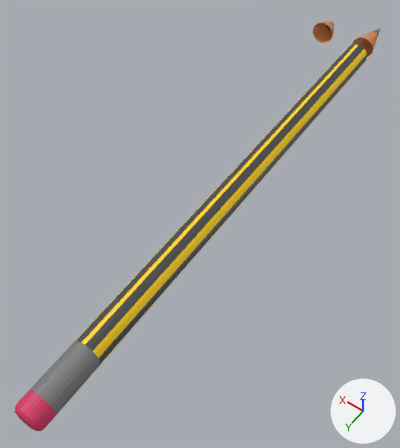
One commit to the FBX model Pass Or Fail/Assets/GameData/My3dAssets/Props/Pencils/Pencils.fbx: the scene before it, then after it.
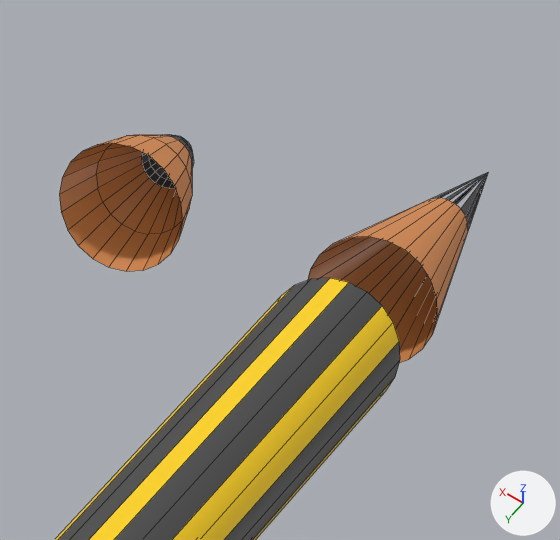
Each version is shown whole from a 50 mm camera at (5.3, 26.7, 31.6) aimed at (21.1, 4.5, -3.2), then close up on the part from 76% to 98% of the width and 0% to 19% of the height. The lights are fixed; the arrows at lower right show +X, +Y and +Z. The close-ups show mesh edges as thin lines. Where no turn or scale is listed for an object, it has been applied to the vertices. Vertices at the same position are counted once.
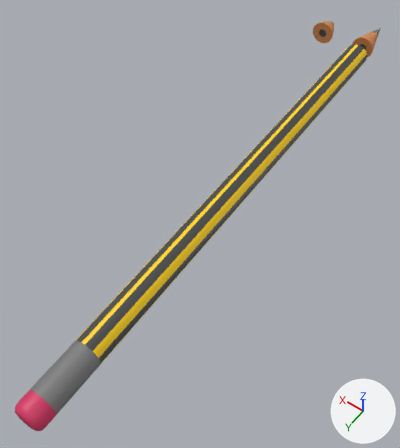
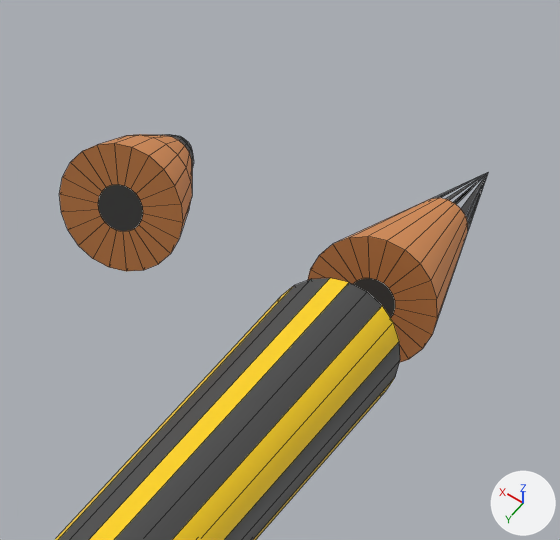
What changed in the scene script:
```text
Change me_cylinder_001:
    used by ob_cylinder_001; location = (19.46, -19.98, 0.0)
    remove me_cylinder_001.from_pydata(...)  # 47 vertices, 30 faces; spans x -1.06..1.06, y -4.28..0.0, z -1.07..1.07
    add me_cylinder_001.from_pydata(...)  # 69 vertices, 53 faces; spans x -1.06..1.06, y -4.28..0.0, z -1.07..1.07
    me_cylinder_001 part 1
    22 vertices are added at x -0.39..0.39, y 0.0, z -0.39..0.39
    23 new faces join them
Change me_cylinder_002:
    used by ob_cylinder_002; location = (23.74, -19.98, 0.0)
    remove me_cylinder_002.from_pydata(...)  # 132 vertices, 111 faces; spans x -1.06..1.06, y -2.08..0.0, z -1.07..1.07
    add me_cylinder_002.from_pydata(...)  # 154 vertices, 134 faces; spans x -1.06..1.06, y -2.08..0.0, z -1.07..1.07
    me_cylinder_002 part 2
    22 vertices are added at x -0.39..0.39, y 0.0, z -0.39..0.39
    23 new faces join them
```

Changed parts and their boxes [x1, y1, x2, y2] in the close-ups (560 x 540 px):
part 1 of me_cylinder_001, added (brown): after [308, 236, 437, 363]
part 2 of me_cylinder_002, added (brown): after [59, 143, 183, 271]
